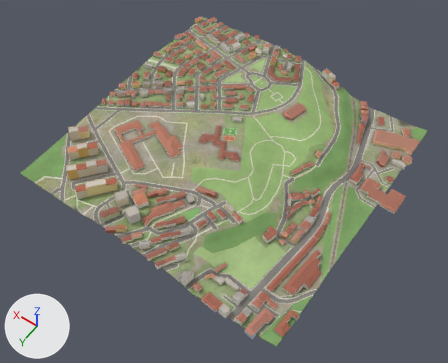
The glTF model public/tiles/nordeste/t_0_1.glb, before and after one commit.
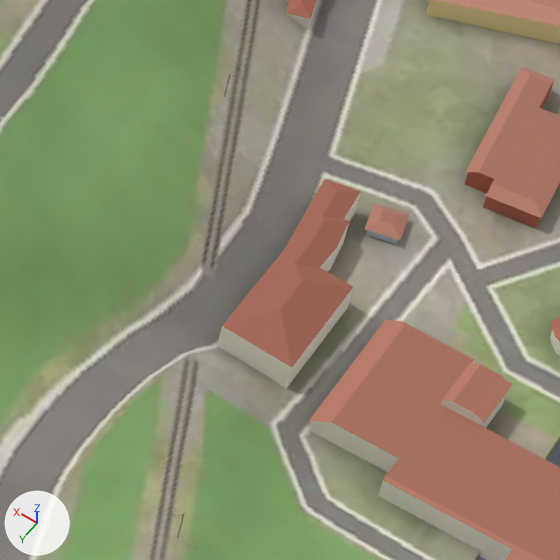
Old and new are each drawn whole from a camera (50 mm lens) standing at (1748.0, 2741.0, 839.0) and looking at (2126.0, 2213.0, 8.0) and again close up on the part from 73% to 86% of the width and 39% to 56% of the height. Lighting does not change. The marker at lower left points along +X, +Y and +Z. The last two pictures show the newer version. Where no turn or scale is listed for an object, it has been applied to the vertices. Vertices at exactly the same position are counted once.

In view in the first close-up: 'buildings', 'terrain'.
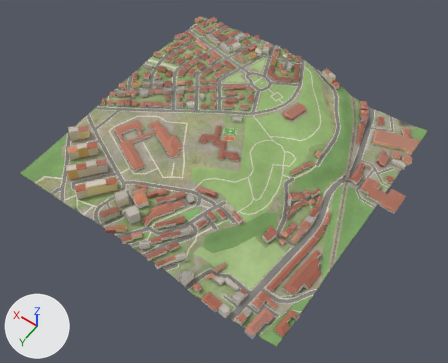
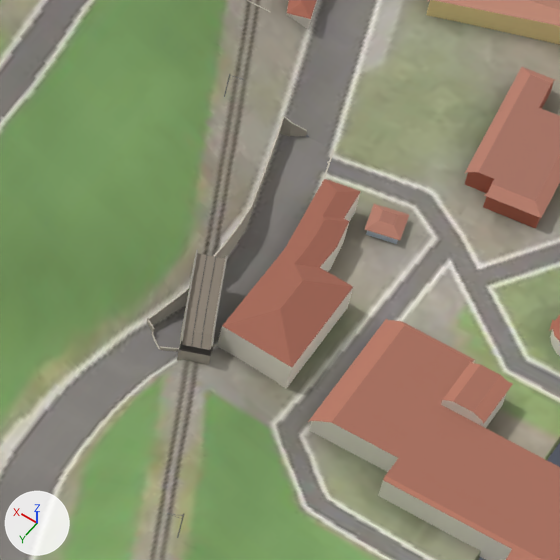
Where the change shows, as pixel boxes [x1, y1, x2, y2] in the close-ups (560 x 560 px):
part 1 of me_terrain, cut back: before [113, 142, 365, 351]; after [113, 0, 366, 362]
part 2 of me_buildings, added: after [147, 116, 307, 352]
part 3 of me_buildings, added: after [177, 249, 228, 365]
part 4 of me_buildings, added: after [192, 255, 216, 346]
part 5 of me_buildings, edited (looks the same): [167, 0, 560, 560] in both

Diff of the bpy script that builds the scene:
```diff
--- a/public/tiles/nordeste/t_0_1.glb.py
+++ b/public/tiles/nordeste/t_0_1.glb.py
@@ me_terrain @@
 # used by ob_terrain; location = (2141.7, 2165.4, 35.1)
-me_terrain.from_pydata(...)  # 4282 vertices, 8312 faces; spans x -250.0..250.0, y -250.0..250.0, z -27.0..27.0
+me_terrain.from_pydata(...)  # 4471 vertices, 8546 faces; spans x -250.0..250.0, y -250.0..250.0, z -27.0..27.0
+# me_terrain part 1: 1 vertex moved within x -187.0, y -113.0, z -22.0; 3 vertices removed from x -179.0..-147.0, y -161.0..-73.0, z -21.0..-13.0; 192 vertices added at x -190.0..-144.0, y -169.0..-66.0, z -22.0..-10.0
 me_terrain.materials.append(mat_ground)
@@ me_buildings @@
 # used by ob_buildings; location = (2128.2, 2165.7, 40.4)
-me_buildings.from_pydata(...)  # 11366 vertices, 12782 faces; spans x -268.0..268.0, y -258.0..258.0, z -30.0..30.0
+me_buildings.from_pydata(...)  # 11763 vertices, 13242 faces; spans x -268.0..268.0, y -258.0..258.0, z -30.0..30.0
+# me_buildings part 2: a new loose piece of 231 vertices spanning x -176.0..-160.0, y -130.0..-66.0, z -28.0..-20.0, in mat_buildings
+# me_buildings part 3: a new loose piece of 44 vertices spanning x -177.0..-163.0, y -86.0..-63.0, z -28.0..-17.0, in mat_buildings
+# me_buildings part 4
+# 20 vertices are added at x -175.0..-165.0, y -85.0..-63.0, z -20.0..-18.0
+# 16 new faces join them
+# me_buildings part 5: 12782 kept faces spanning x -268.0..268.0, y -258.0..258.0, z -30.0..30.0 get new vertex colours
+# other edits to the shape of me_buildings do not show in these pictures
 me_buildings.materials.append(mat_buildings)
```
